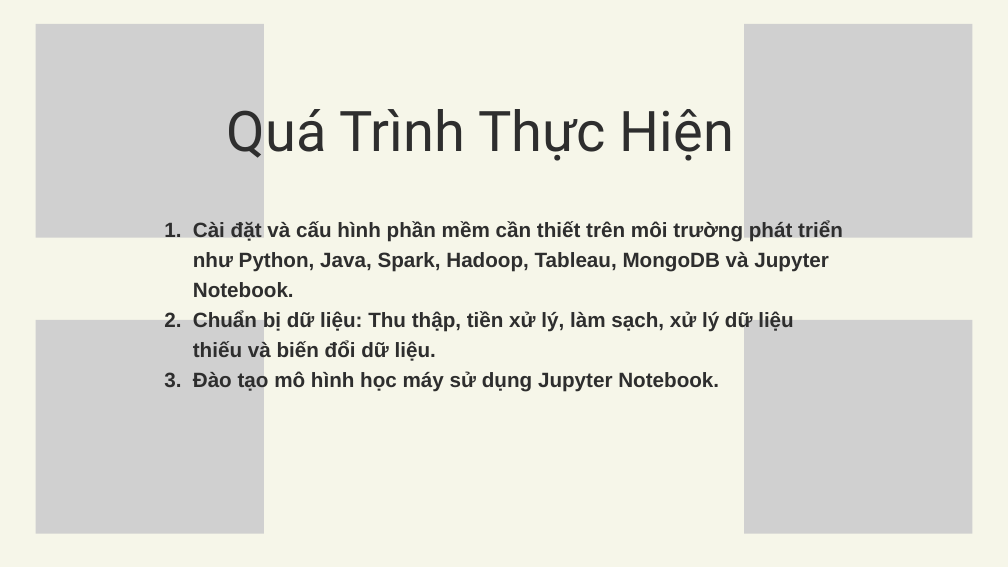
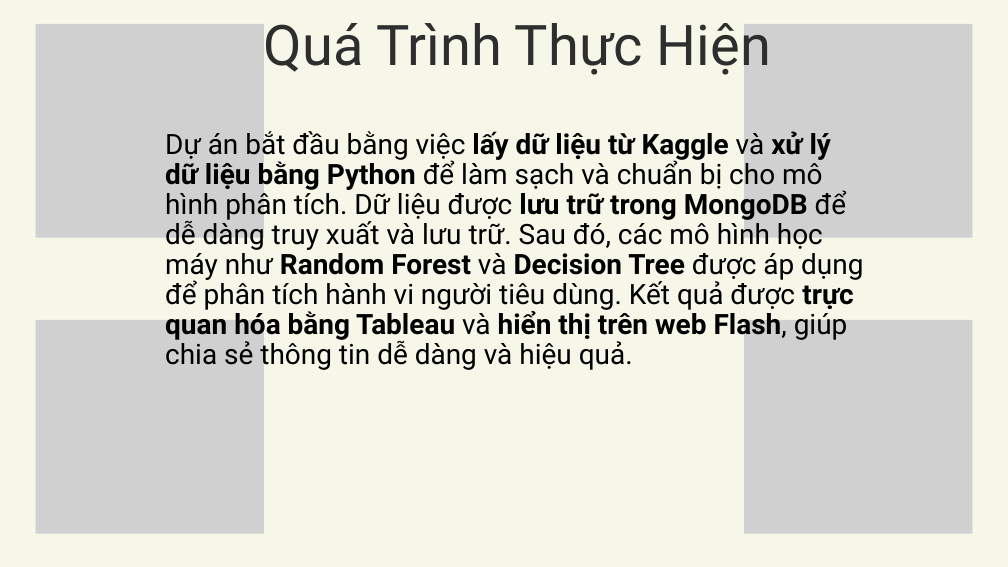
Before and after one commit to netprtony/Consumer_Behavior-ShoppingHabits, a slide deck: slide 6 of KhaiThacDuLieu.pptx (slide 5 before the commit). Drawn at 1008x567 pixels with LibreOffice and Linux fonts; fonts in the diff are those of the drawing; grey boxes stand for pictures. Boxes give left, top, right and bottom in pixels: in the first picture for what was removed or moved away, otherwise in the second. Text is boxed around its words. In the diff, an @@ line names an element or a change of style, - is before the commit and + after.

```diff
--- a/KhaiThacDuLieu.pptx
+++ b/KhaiThacDuLieu.pptx
@@ text "Quá Trình Thực Hiện": place and size @@
-text "Quá Trình Thực Hiện" at [227,109,734,161]
+text "Quá Trình Thực Hiện" at [264,23,771,75]
@@ text at [165,131,863,370]: text changed; size 29.5 to 40 pt; font Arial to Roboto; text colour #2E2E2E to #000000; bold off @@
-  1. Cài đặt và cấu hình phần mềm cần thiết trên môi trường phát triển như Python, Java, Spark, Hadoop, Tableau, MongoDB và Jupyter Notebook.
-  2. Chuẩn bị dữ liệu: Thu thập, tiền xử lý, làm sạch, xử lý dữ liệu thiếu và biến đổi dữ liệu.
-  3. Đào tạo mô hình học máy sử dụng Jupyter Notebook.
+  Dự án bắt đầu bằng việc lấy dữ liệu từ Kaggle và xử lý dữ liệu bằng Python để làm sạch và chuẩn bị cho mô hình phân tích. Dữ liệu được lưu trữ trong MongoDB để dễ dàng truy xuất và lưu trữ. Sau đó, các mô hình học máy như Random Forest và Decision Tree được áp dụng để phân tích hành vi người tiêu dùng. Kết quả được trực quan hóa bằng Tableau và hiển thị trên web Flash, giúp chia sẻ thông tin dễ dàng và hiệu quả.
```
Also in this commit, not shown: 5 other slides changed, 3 slides added, 2 slides removed, 3 other files.
